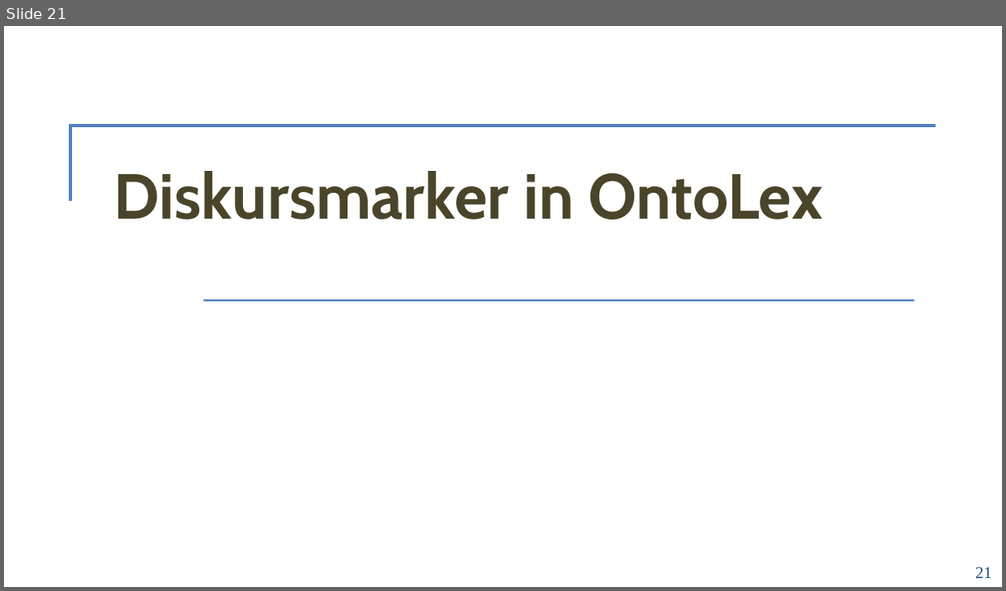
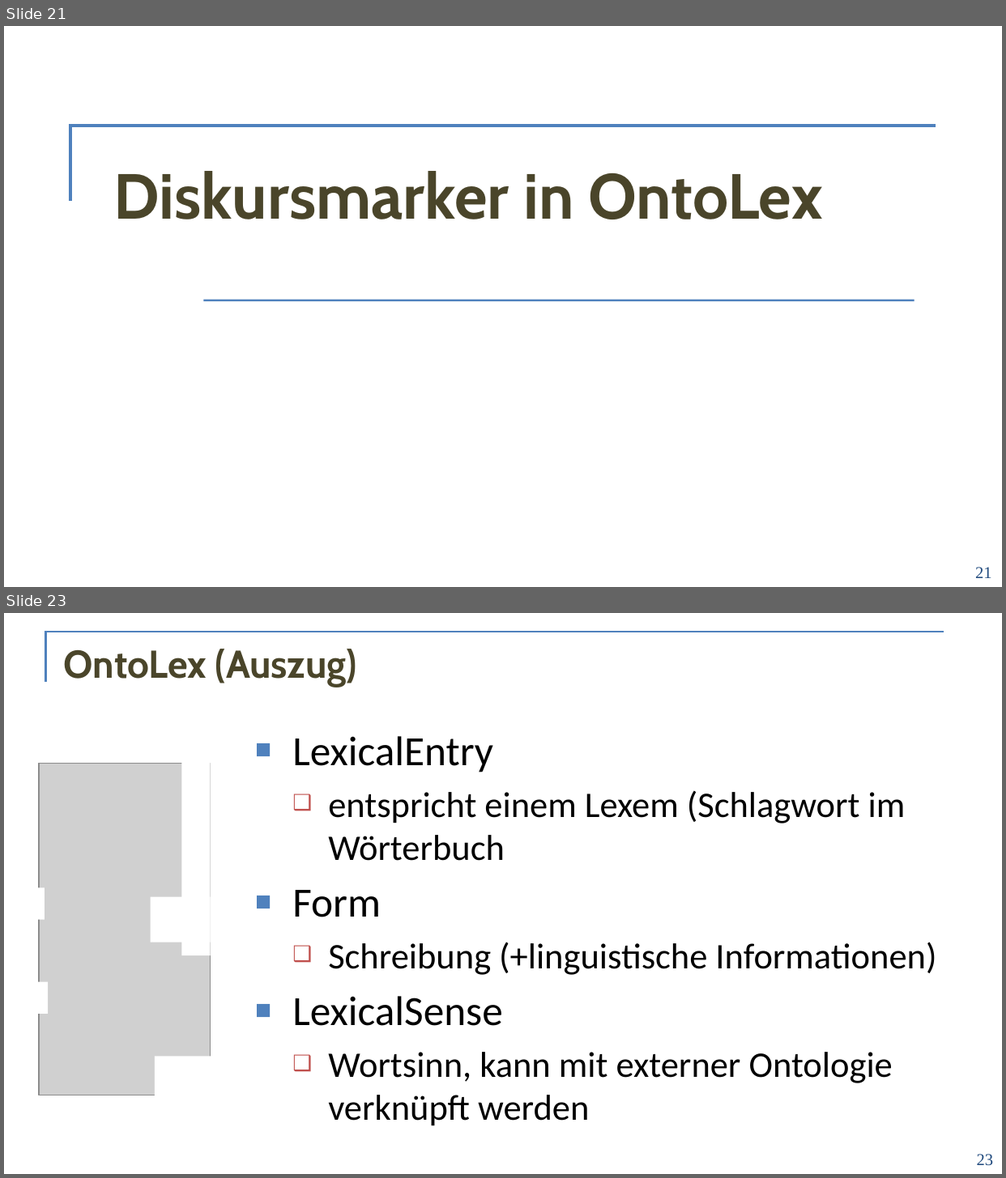
Before and after one commit to acoli-repo/rdf4discourse, a slide deck: doc/vortrag-formatted.pptx. Shown one above the other, each under a label of ours: slide 21 before the commit, slides 21 and 23 after it; the slides between them are not shown. The pictures are 1006x591 and 1006x1178 pixels, drawn with LibreOffice and Linux fonts; fonts in the diff are those of the drawing; grey boxes stand for pictures; background and template pictures are left out. Boxes give left, top, right and bottom in pixels: in the first picture for what was removed or moved away, otherwise in the second. Text is boxed around its words. In the diff, an @@ line names an element or a change of style, - is before the commit and + after.

```diff
--- a/doc/vortrag-formatted.pptx
+++ b/doc/vortrag-formatted.pptx
@@ slide 23 added at [4,613,1002,1174], background #FFFFFF @@
@@ freeform shape added at [46,632,944,682], outline #4F81BD 1.5 pt @@
@@ title added at [64,649,357,687], 28 pt, text #4A452A, bold @@
+OntoLex (Auszug)
@@ text added at [292,736,936,1127], 26 pt, text #000000 @@
+■ LexicalEntry
+  ❑ entspricht einem Lexem (Schlagwort im Wörterbuch
+■ Form
+  ❑ Schreibung (+linguistische Informationen)
+■ LexicalSense
+  ❑ Wortsinn, kann mit externer Ontologie verknüpft werden
@@ rectangle added at [529,835,1000,1174], fill gradient #FFFFFF @@
@@ group added at [37,752,215,1101]: 8 rectangles, 1 picture @@
@@ page number added at [977,1154,993,1166], 12 pt, text #1F497D @@
+23
```
Also in this commit, not shown: 15 slides changed, 39 other slides added, 9 slides removed.
